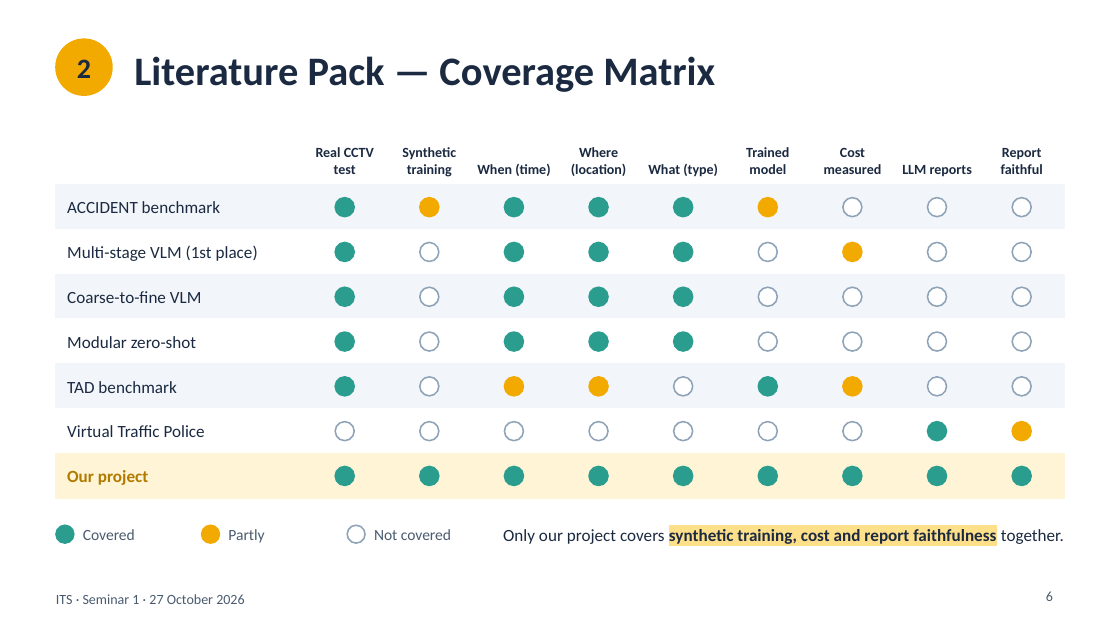
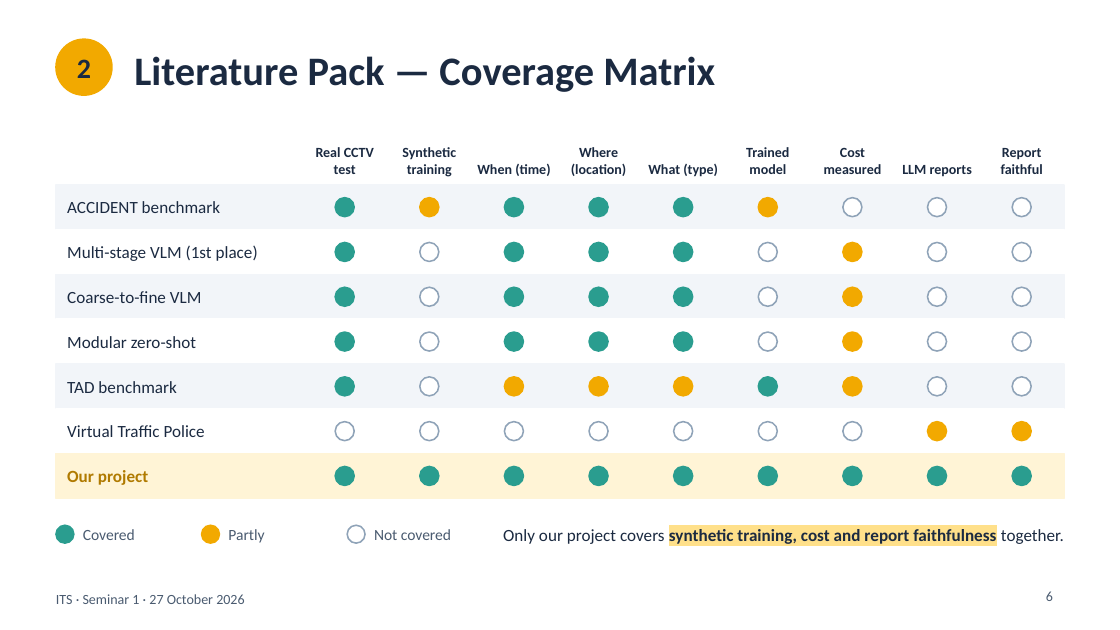
Before and after one commit to JudyDukmak/cctv-accident-ITS-system, a slide deck: slide 6 of Presentations/ITS_Seminar1_Presentation.pptx. Drawn at 1120x630 pixels with LibreOffice and Linux fonts; fonts in the diff are those of the drawing. Boxes give left, top, right and bottom in pixels: in the first picture for what was removed or moved away, otherwise in the second. Text is boxed around its words. In the diff, an @@ line names an element or a change of style, - is before the commit and + after.

```diff
--- a/Presentations/ITS_Seminar1_Presentation.pptx
+++ b/Presentations/ITS_Seminar1_Presentation.pptx
@@ fill #FFFFFF to #F2A900; outline #8FA3B8 1 pt to #F2A900 1 pt in 3 elements at box(843, 287, 862, 306), box(843, 332, 862, 351), box(673, 377, 692, 396) @@
@@ ellipse at box(927, 422, 946, 441): fill #2A9D8F to #F2A900; outline #2A9D8F 1 pt to #F2A900 1 pt @@
```
Also in this commit, not shown: 10 other slides changed.
